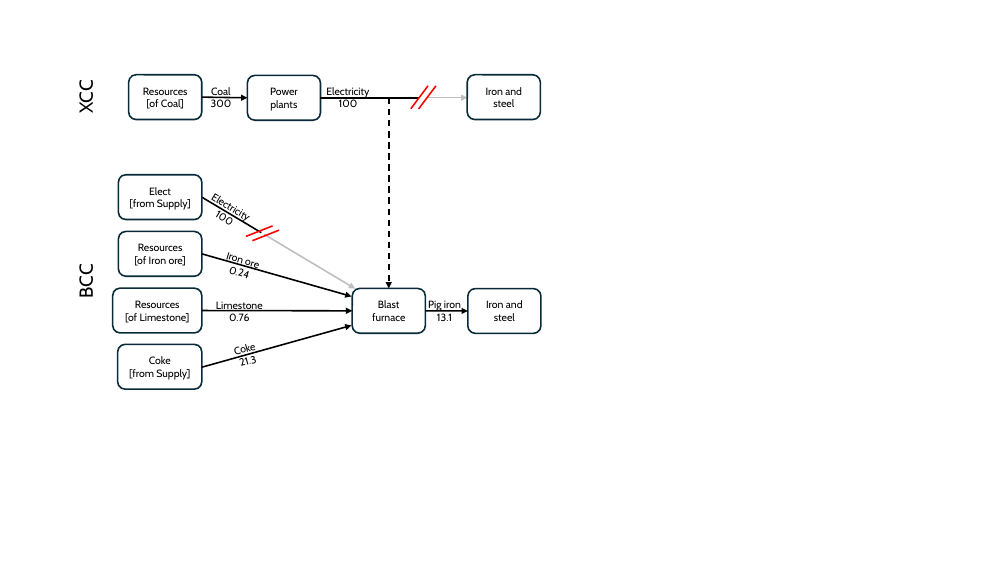
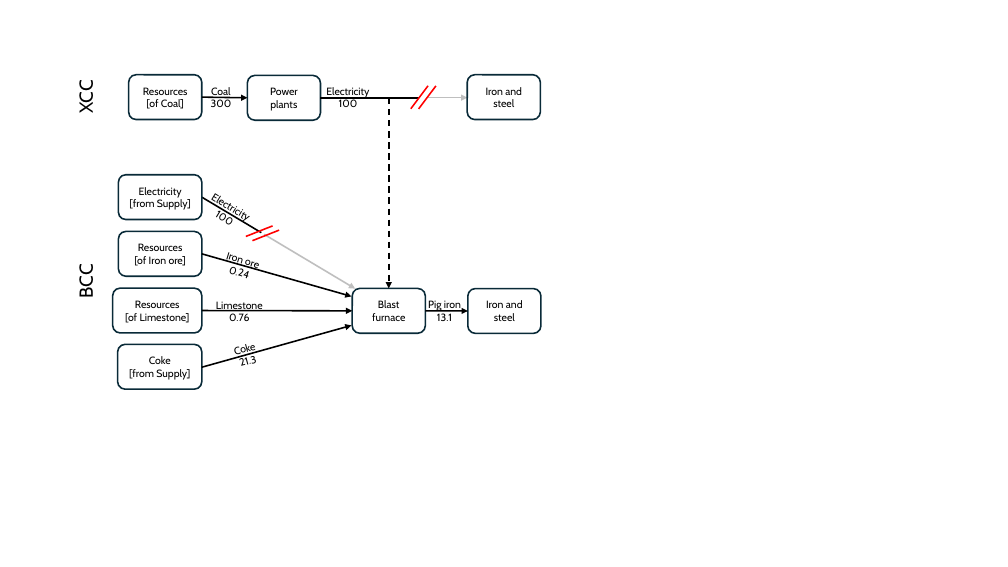
Before and after one commit to MatthewHeun/MaterialExergyPaper2025, a slide deck: slide 1 of images/BXCC_figs.pptx. Drawn at 1008x567 pixels with LibreOffice and Linux fonts; fonts in the diff are those of the drawing. Boxes give left, top, right and bottom in pixels: in the first picture for what was removed or moved away, otherwise in the second. Text is boxed around its words. In the diff, an @@ line names an element or a change of style, - is before the commit and + after.

```diff
--- a/images/BXCC_figs.pptx
+++ b/images/BXCC_figs.pptx
@@ text in rounded rectangle at box(139, 187, 182, 198): text changed @@
-Elect
+Electricity
```
Also in this commit, not shown: 2 other files.
